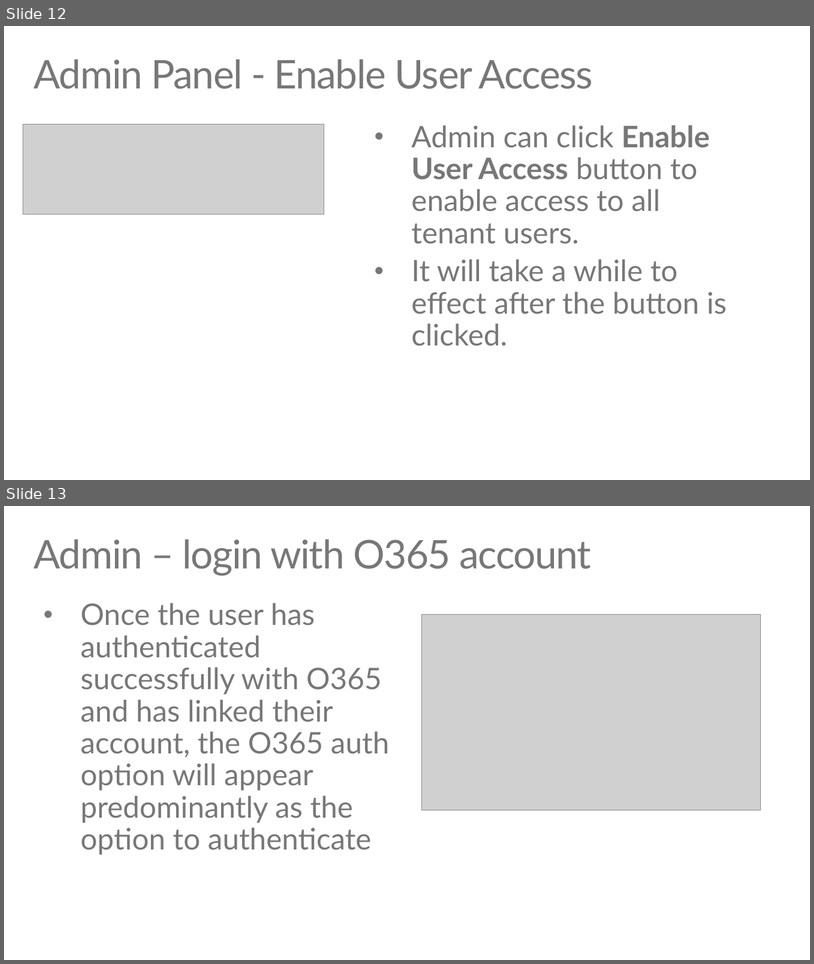
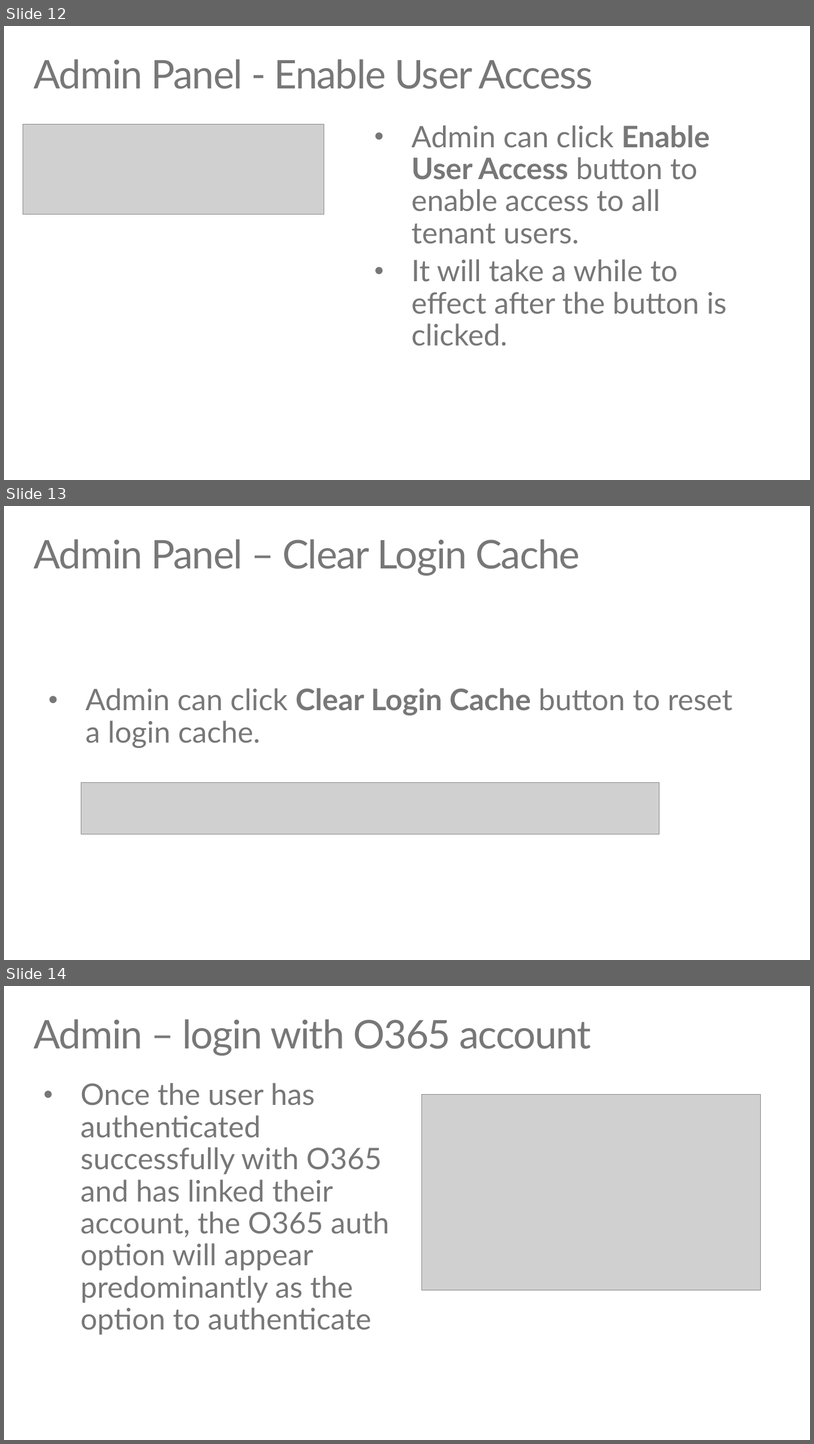
Before and after one commit to TylerLu/EDUGraphAPI-Angular, a slide deck: EDU GRAPH-API Demo Script.pptx. Shown one above the other, each under a label of ours: slides 12 and 13 before the commit, slides 12, 13 and 14 after it. The pictures are 814x964 and 814x1444 pixels, drawn with LibreOffice and Linux fonts; fonts in the diff are those of the drawing; grey boxes stand for pictures. Boxes give left, top, right and bottom in pixels: in the first picture for what was removed or moved away, otherwise in the second. Text is boxed around its words. In the diff, an @@ line names an element or a change of style, - is before the commit and + after.

```diff
--- a/EDU GRAPH-API Demo Script.pptx
+++ b/EDU GRAPH-API Demo Script.pptx
@@ slide 13 added at [4,506,810,960], background #FFFFFF @@
@@ title added at [33,539,580,576], 48 pt, text #777778 @@
+Admin Panel – Clear Login Cache
@@ text added at [86,688,733,748], 36 pt, text #777778 @@
+• Admin can click Clear Login Cache button to reset a login cache.
@@ picture added at [81,783,660,834] @@
@@ what was slide 13 is now slide 14 @@
```
Also in this commit, not shown: 2 slides changed, 8 other slides added.
